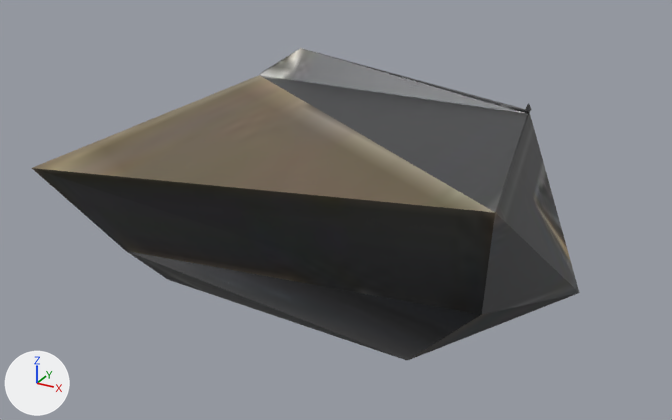
The glTF model models/bigbatch/imperial_point_defence_turret__sensor_head_lod2.glb, before and after one commit.
Before and after are seen from a 50 mm camera at (0.963, -2.069, 1.408) aimed at (-0.136, -0.07, 0.409). The axes (+X, +Y, +Z) are drawn at lower left. The lights are the same throughout. The picture after the commit comes second. Vertices at exactly the same position are counted once.

Names of what the first picture shows: 'mesh_node'.
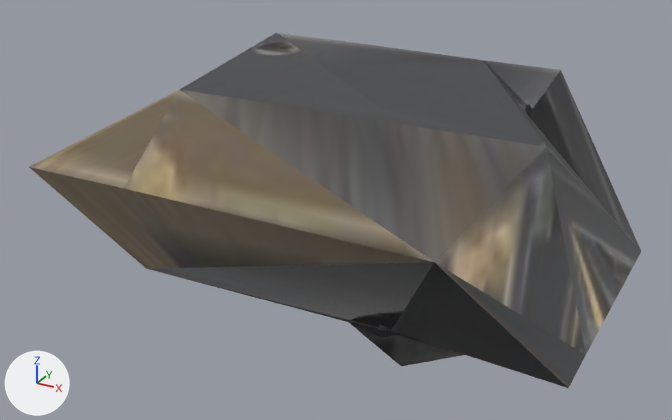
The change, as JSON lines over the scene's bpy script:
```json
{"block": "me_mesh", "where": "# used by ob_mesh_node; location = (0.0, 0.0, 0.0)"}
{"op": "remove", "block": "me_mesh", "code": "me_mesh.from_pydata(...)  # 105 vertices, 270 faces; spans x -0.532..0.56, y -0.778..0.499, z 0.106..0.793"}
{"op": "add", "block": "me_mesh", "code": "me_mesh.from_pydata(...)  # 117 vertices, 294 faces; spans x -0.584..0.584, y -0.792..0.792, z 0.0..0.799"}
{"block": "me_mesh", "change": "me_mesh part 1"}
{"block": "me_mesh", "change": "14 vertices are removed from x -0.532..0.56, y -0.778..0.499, z 0.145..0.793"}
{"block": "me_mesh", "change": "89 faces are deleted"}
{"block": "me_mesh", "change": "1 vertex moves from x 0.064, y -0.163, z 0.153 to x 0.062, y -0.163, z 0.15"}
{"block": "me_mesh", "change": "26 vertices are added at x -0.584..0.584, y -0.792..0.792, z 0.0..0.799"}
{"block": "me_mesh", "change": "113 new faces join them"}
```

What differs and where, as boxes [x1, y1, x2, y2] in the pictures (672 x 420 px):
```json
{"object": "mesh_node", "change": "reshaped", "before": [32, 48, 579, 361], "after": [29, 33, 641, 388], "on screen": "12% wider, 13% taller"}
```
